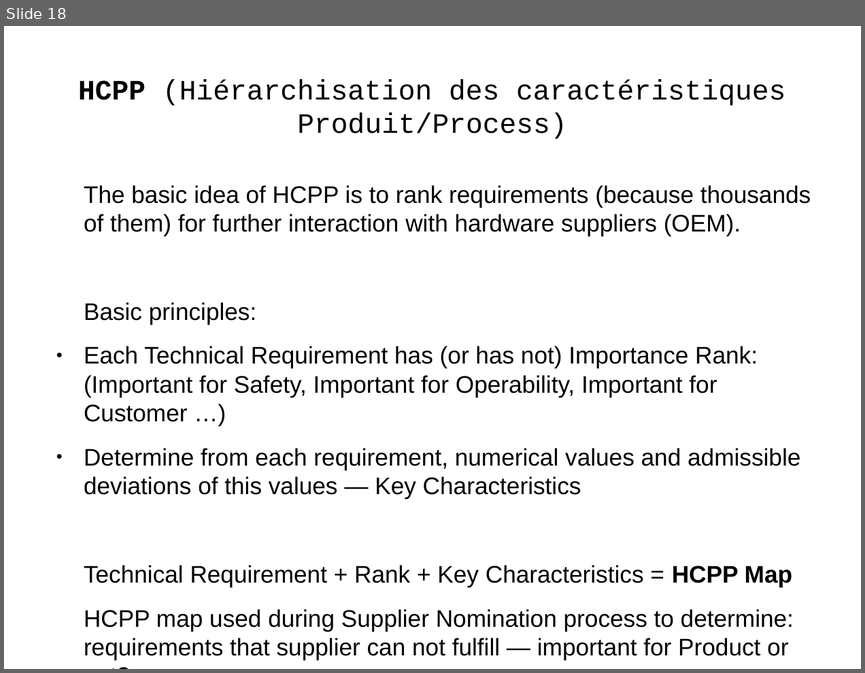
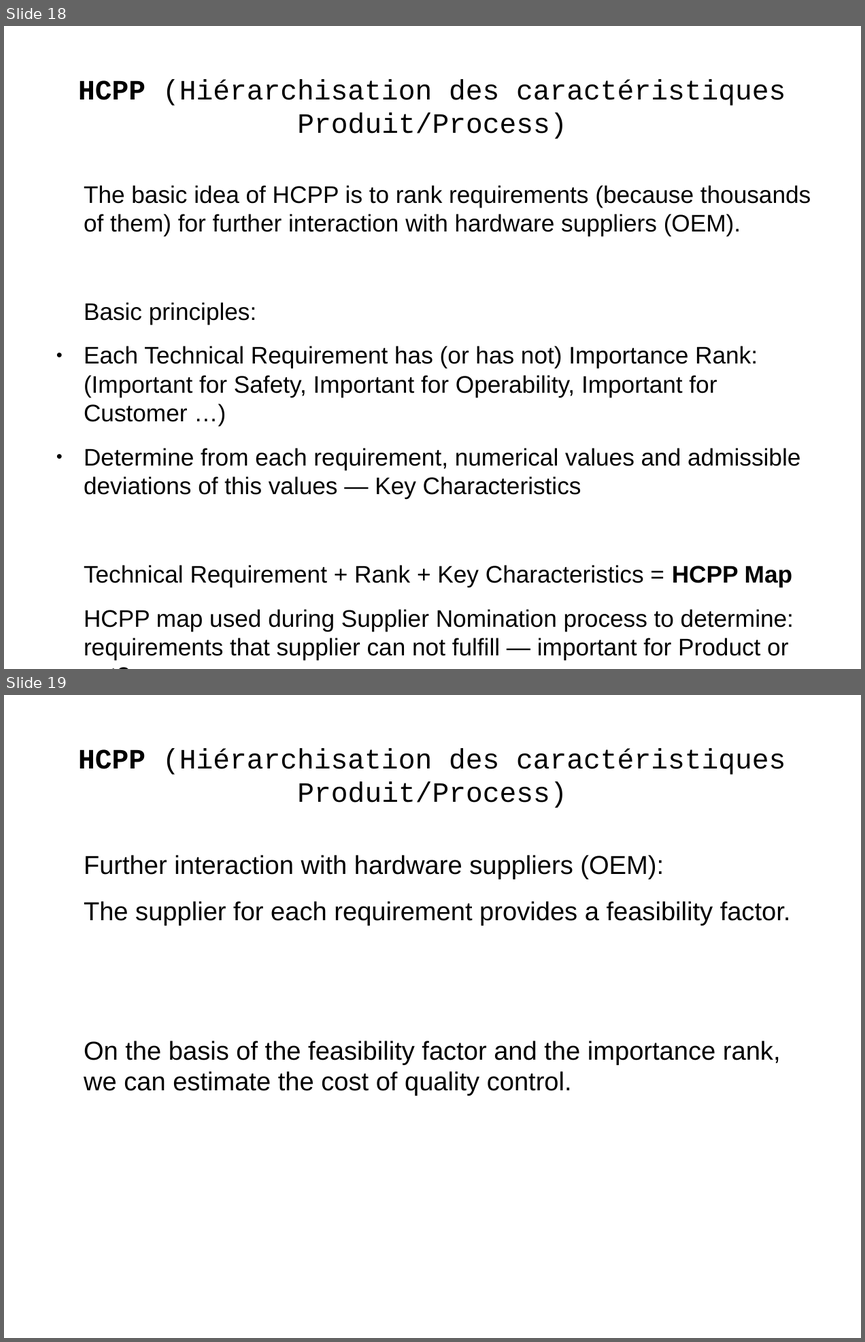
Before and after one commit to j-avdeev/EnterpriseSystemsDevelopment, a slide deck: Lec5 - UML-Requirements-Use Case/Enterprise System Development - lec day5 - UML-Requirements-Use Case.odp. Shown one above the other, each under a label of ours: slide 18 before the commit, slides 18 and 19 after it. The pictures are 865x673 and 865x1342 pixels, drawn with LibreOffice and Linux fonts; fonts in the diff are those of the drawing. Boxes give left, top, right and bottom in pixels: in the first picture for what was removed or moved away, otherwise in the second. Text is boxed around its words. In the diff, an @@ line names an element or a change of style, - is before the commit and + after.

```diff
--- a/Lec5 - UML-Requirements-Use Case/Enterprise System Development - lec day5 - UML-Requirements-Use Case.odp
+++ b/Lec5 - UML-Requirements-Use Case/Enterprise System Development - lec day5 - UML-Requirements-Use Case.odp
@@ slide 19 added at box(4, 695, 861, 1338), background #FFFFFF @@
@@ title added at box(78, 748, 785, 808), 26 pt, text #000000 @@
+HCPP (Hiérarchisation des caractéristiques Produit/Process)
@@ text added at box(84, 855, 791, 1096), 24 pt, text #000000 @@
+Further interaction with hardware suppliers (OEM):
+The supplier for each requirement provides a feasibility factor.
+On the basis of the feasibility factor and the importance rank, we can estimate the cost of quality control.
```
Also in this commit, not shown: 5 other files.
